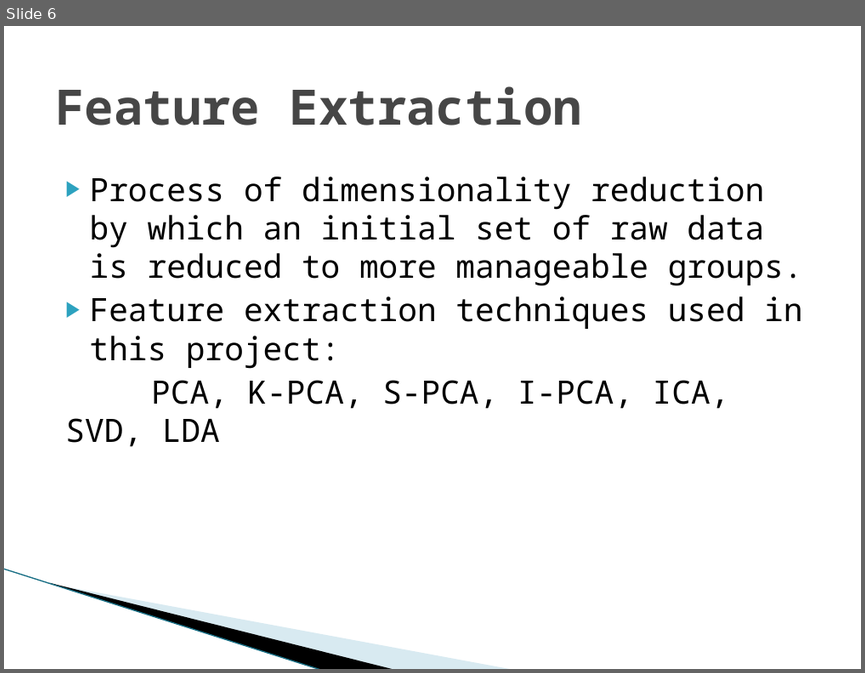
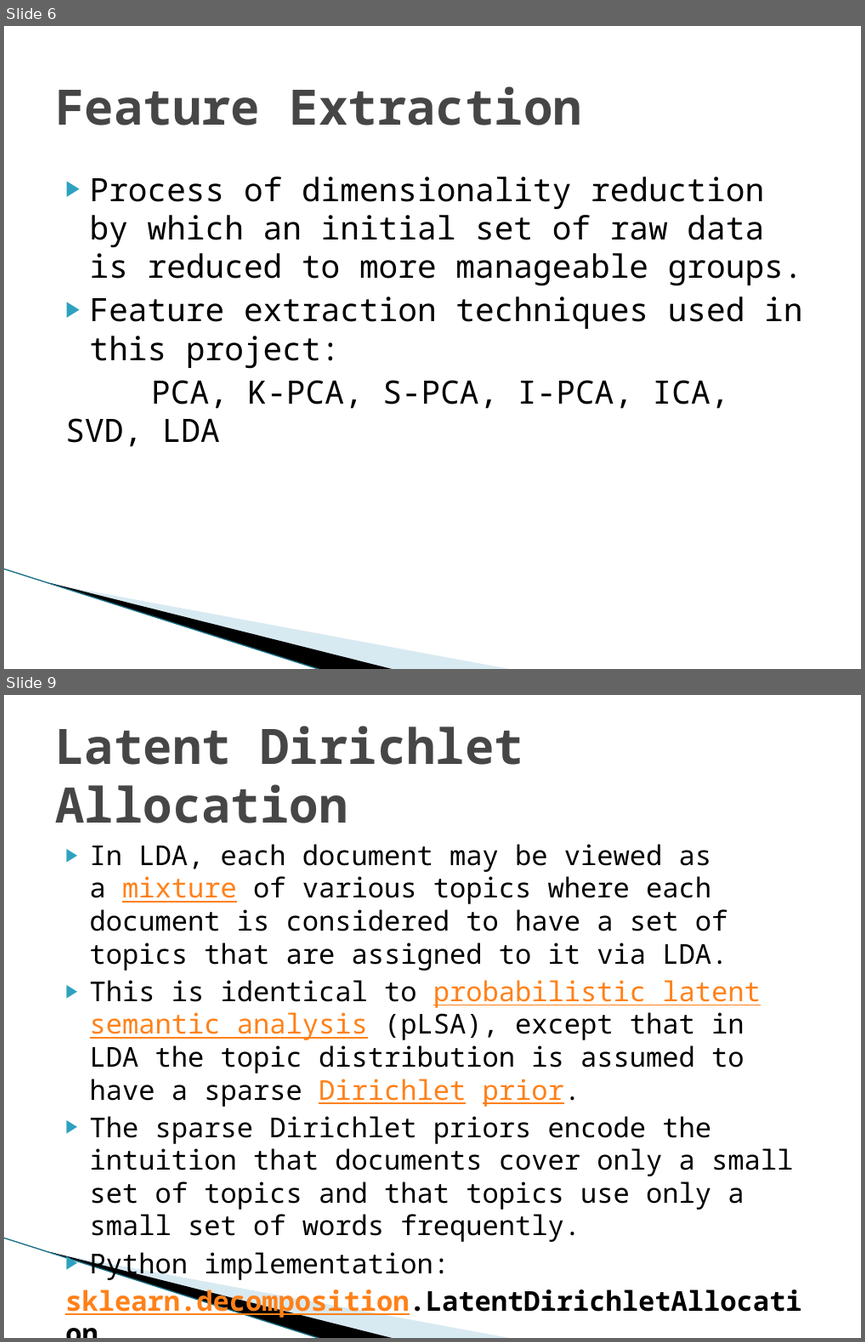
Before and after one commit to Ray784/mini_project, a slide deck: Project ppt.pptx. Shown one above the other, each under a label of ours: slide 6 before the commit, slides 6 and 9 after it; the slides between them are not shown. The pictures are 865x673 and 865x1342 pixels, drawn with LibreOffice and Linux fonts; fonts in the diff are those of the drawing; background and template pictures are left out. Boxes give left, top, right and bottom in pixels: in the first picture for what was removed or moved away, otherwise in the second. Text is boxed around its words. In the diff, an @@ line names an element or a change of style, - is before the commit and + after.

```diff
--- a/Project ppt.pptx
+++ b/Project ppt.pptx
@@ slide 9 added at <box>4,695,861,1338</box>, background #FFFFFF; not listed: 3 template elements that a slide beside it also shows @@
@@ title added at <box>55,726,523,823</box>, 41 pt, text #464646, bold @@
+Latent Dirichlet Allocation
@@ text added at <box>90,844,793,1242</box>, 22.9 pt, text #000000 @@
+▶ In LDA, each document may be viewed as a mixture of various topics where each document is considered to have a set of topics that are assigned to it via LDA.
+▶ This is identical to probabilistic latent semantic analysis (pLSA), except that in LDA the topic distribution is assumed to have a sparse Dirichlet prior.
+▶ The sparse Dirichlet priors encode the intuition that documents cover only a small set of topics and that topics use only a small set of words frequently.
+▶ Python implementation:
+sklearn.decomposition.LatentDirichletAllocation
```
Also in this commit, not shown: 1 slide changed, 4 other slides added, 2 other files.
